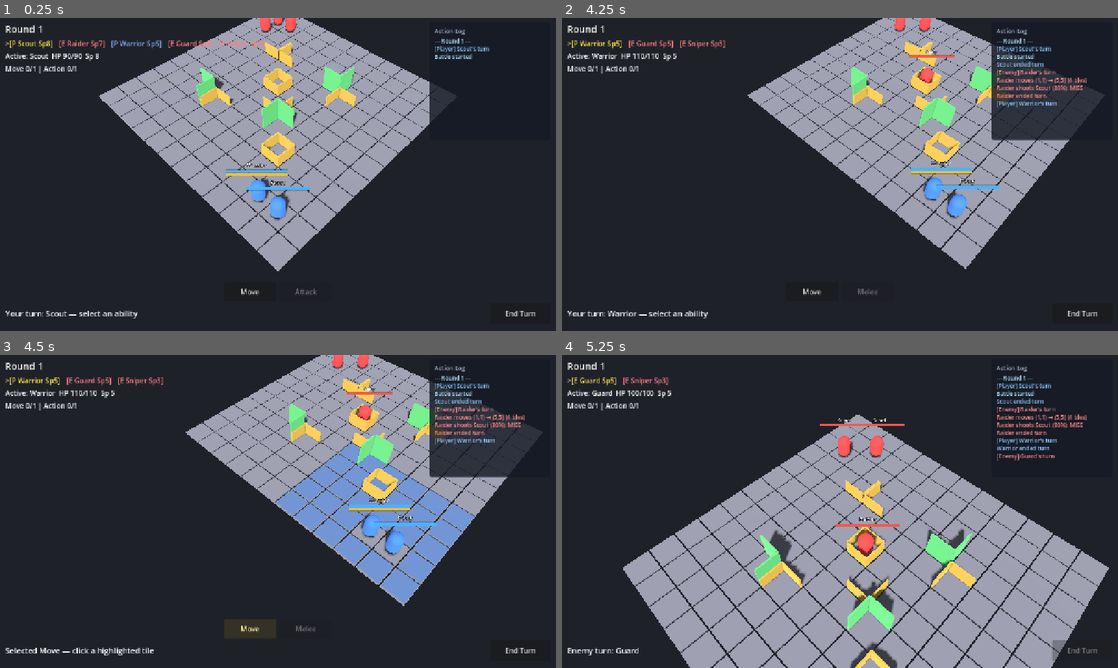
Above: before the commit, frames 1-4 (two rows, left to right).
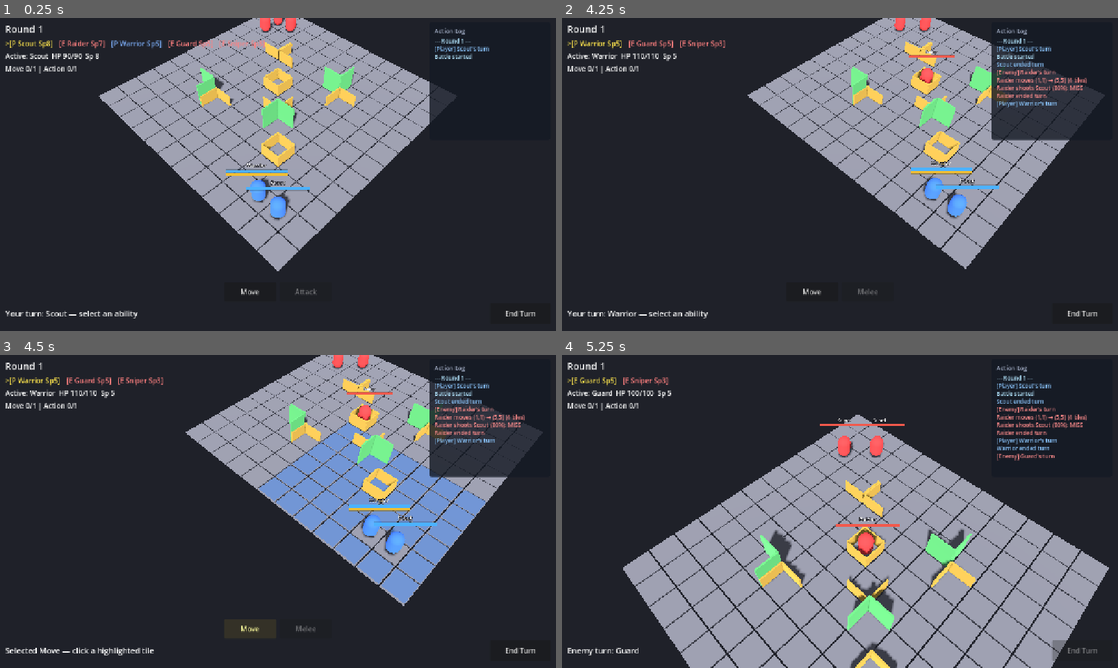
Above: after the commit, the same moments.

Repository: jabber484/battlechess-godot
Game: Godot game, scene res://scenes/battle/Battle.tscn
Same seed, same stepped clock (60 frames per second), same inputs: the game is played once before the commit and once after it.
Inputs (mouse positions are in pixels of both pictures, inside the frame that each line leads up to):
- Up to frame 1 (0.25 s): no input
- Up to frame 2 (4.25 s): click "End Turn" at 0.5 s; move the mouse to (962, 158) at 1.27 s; hold S (camera_pan_back) 1.28-2.03 s; click (962, 158) at 1.42 s; move the mouse to (728, 190) at 2.02 s; tap W (camera_pan_forward) at 2.1 s; click (728, 190) at 2.17 s; tap Enter at 2.75 s; move the mouse to (895, 105) at 2.77 s; hold A (camera_pan_left) 2.78-3.53 s; click (895, 105) at 2.92 s; move the mouse to (812, 237) at 3.52 s; tap D (camera_pan_right) at 3.6 s; click (812, 237) at 3.67 s
- Up to frame 3 (4.5 s): click "Move" at 4.25 s
- Up to frame 4 (5.25 s): click "End Turn" at 5 s

Frames 1-2 are identical in both runs. In frame 3, 2.0% of the frame differs, in the area x 46-88%, y 21-52%; in frame 4, nothing differs.

Commit message:
Add unit balance bands and warrior design documentation
- Introduced a new document outlining unit balance bands for mobility and survivability metrics, providing guidelines for kit development.
- Added detailed definitions for low, mid, and high performance across key stats such as HP, speed, move range, and attack range.
- Created a comprehensive design document for the Warrior unit, detailing its mechanics, stamina economy, abilities, and combat positioning strategies.
- Updated default battle setup to reflect changes in Warrior's move range, enhancing gameplay balance and unit interactions.

Diff:
--- a/scripts/data/default_battle_setup.gd
+++ b/scripts/data/default_battle_setup.gd
@@ -66,7 +66,7 @@
 	var stats := UnitStatsData.new()
 	stats.display_name = "Warrior"
 	stats.speed = 5
-	stats.move_range = 3
+	stats.move_range = 4
 	stats.accuracy = 100
 	stats.damage = 30
 	stats.max_hp = 110
Not shown, added: docs/balance.md
Not shown, added: docs/warrior.md
